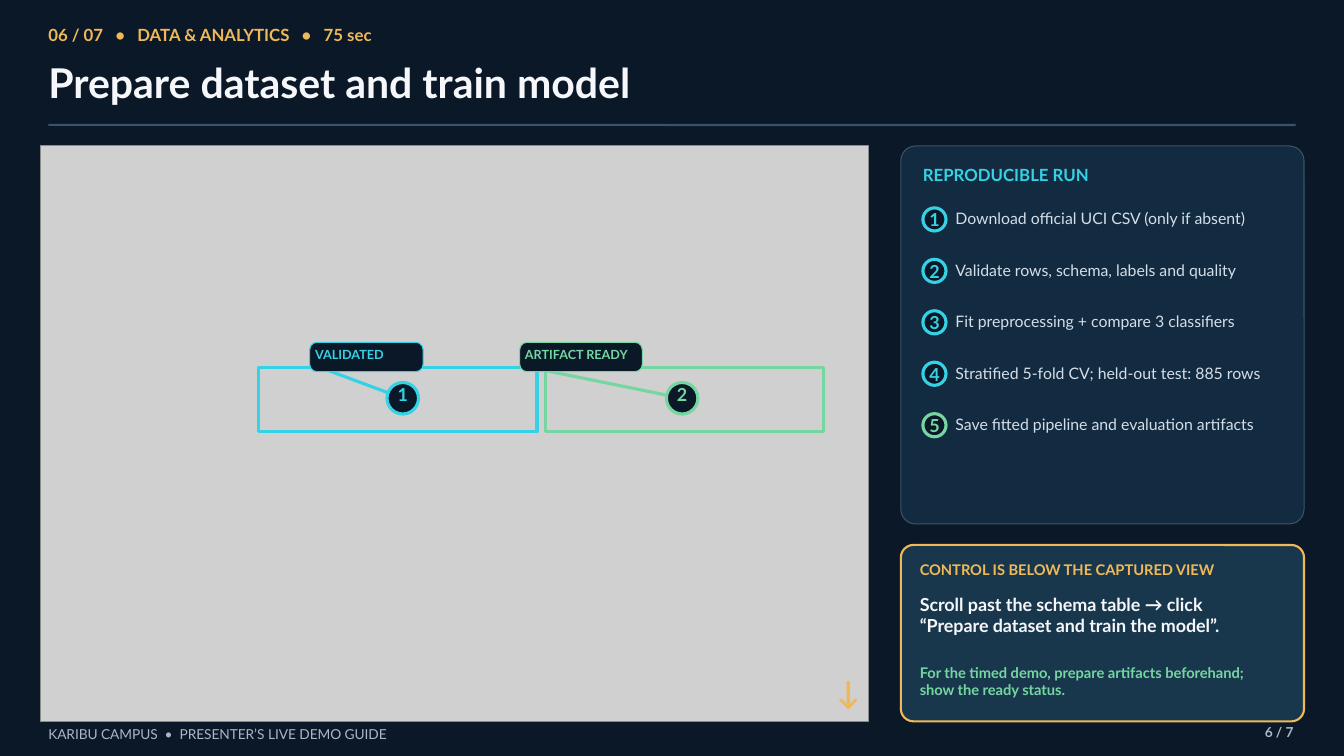
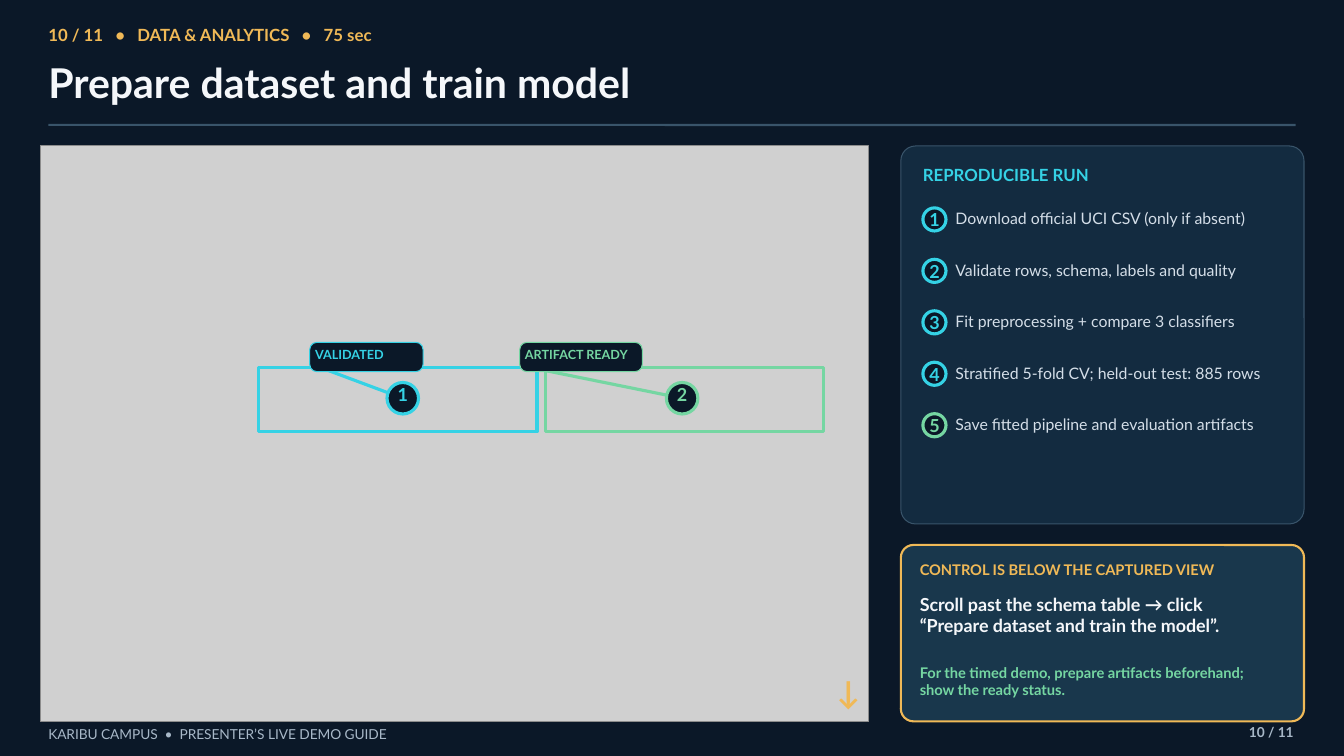
Before and after one commit to Tony405-spec/Karibu-Campus, a slide deck: slide 10 of presentation/demo_guide.pptx (slide 6 before the commit). Drawn at 1344x756 pixels with LibreOffice and Linux fonts; fonts in the diff are those of the drawing; grey boxes stand for pictures. Boxes give left, top, right and bottom in pixels: in the first picture for what was removed or moved away, otherwise in the second. Text is boxed around its words. In the diff, an @@ line names an element or a change of style, - is before the commit and + after.

```diff
--- a/presentation/demo_guide.pptx
+++ b/presentation/demo_guide.pptx
@@ text at <box>48,28,371,41</box>: text changed @@
-06 / 07 • DATA & ANALYTICS • 75 sec
+10 / 11 • DATA & ANALYTICS • 75 sec
@@ text at <box>1249,727,1294,737</box>: text changed @@
-6 / 7
+10 / 11
```
Also in this commit, not shown: 6 other slides changed, 4 slides added.
